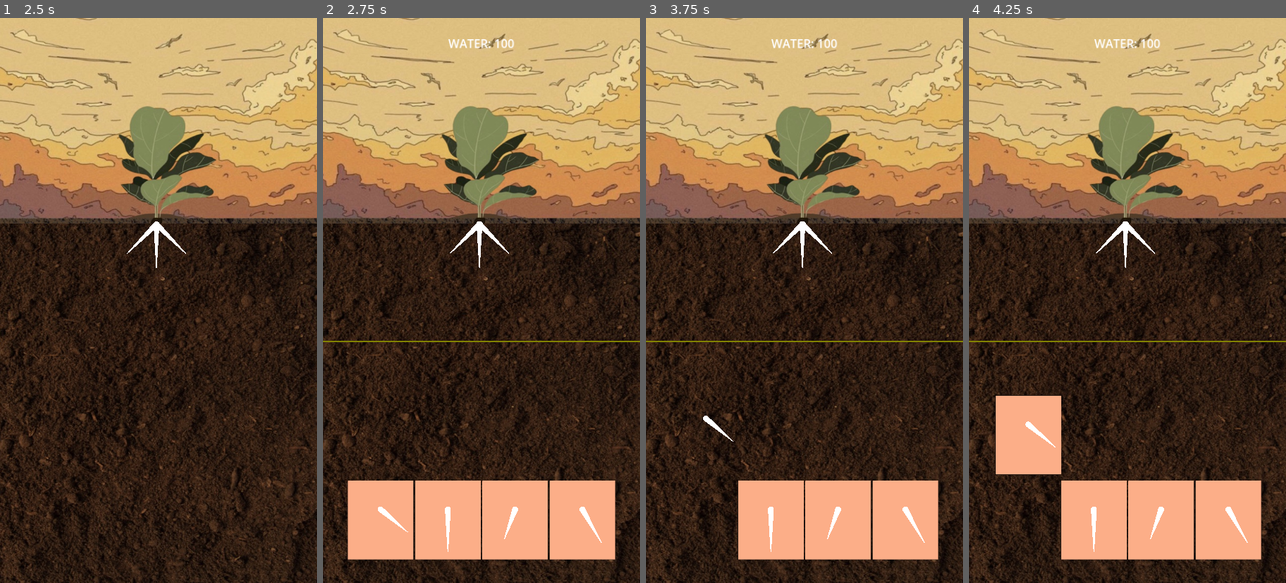
Above: before the commit, frames 1-4 (left to right).
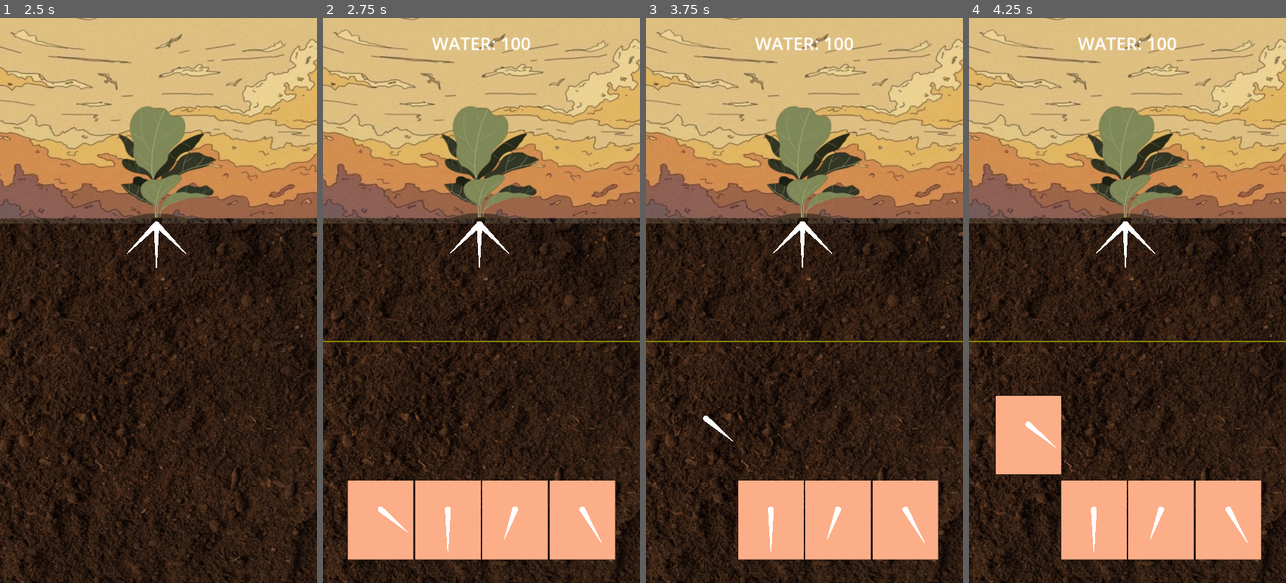
Above: after the commit, the same moments.

Repository: Disablak/ggj23
Game: Godot game, scene res://Main.tscn
The game is run twice, just before and just after one commit, with the same random seed, the same clock (stepped at 60 frames per second) and the same inputs.
Inputs (mouse positions are in pixels of both pictures, inside the frame that each line leads up to):
- Up to frame 1 (2.5 s): click "START" at 0.5 s; drag from (155, 402) to (190, 176) at 1.27 s; drag from (155, 272) to (142, 413) at 2.02 s
- Up to frame 2 (2.75 s): no input
- Up to frame 3 (3.75 s): move the mouse to (801, 232) at 2.77 s; click (801, 232) at 2.92 s; tap Enter at 3.5 s; drag from (703, 520) to (709, 215) at 3.52 s
- Up to frame 4 (4.25 s): no input

Frame 1 is identical in both runs. In frame 2, 0.4% of the frame differs, in the area x 34-66%, y 3-6%; in frame 3, 0.4%; in frame 4, 0.4%.

Commit message:
water hints

Diff:
--- a/scenes/GUI.tscn
+++ b/scenes/GUI.tscn
@@ -2,7 +2,9 @@
 
 [ext_resource type="Script" path="res://scripts/GUI.gd" id="1_ghebo"]
 [ext_resource type="Texture2D" uid="uid://cdaifnospbwmn" path="res://assets/white.png" id="2_26old"]
-[ext_resource type="Theme" uid="uid://d0ah1at3t54jg" path="res://theme.tres" id="2_ycbid"]
+
+[sub_resource type="LabelSettings" id="LabelSettings_jrvaq"]
+font_size = 60
 
 [node name="GUI" type="Control"]
 layout_mode = 3
@@ -29,8 +31,8 @@
 anchor_right = 1.0
 offset_bottom = 173.0
 grow_horizontal = 2
-theme = ExtResource("2_ycbid")
 text = "WATER: 100"
+label_settings = SubResource("LabelSettings_jrvaq")
 horizontal_alignment = 1
 vertical_alignment = 1
 
--- a/scripts/GUI.gd
+++ b/scripts/GUI.gd
@@ -8,6 +8,8 @@
 
 # Called when the node enters the scene tree for the first time.
 func _ready() -> void:
+	Global.gui = self
+
 	Global.on_updated_water.connect(_on_updated_water)
 
 	await get_tree().process_frame
@@ -15,9 +17,6 @@
 		var pos = child.global_position + child.size / 2
 		Global.card_points.append(pos)
 		child.visible = false
-
-	Global.on_ui_inited.emit()
-
 
 
 func _on_updated_water(value: int):
@@ -30,3 +29,19 @@
 
 func on_moved_down():
 	label_water.visible = true
+
+func show_hint_water(cur_water: int, plus_water):
+	label_water.label_settings.font_color = Color.WHITE
+
+	if plus_water == null:
+		_on_updated_water(cur_water)
+		return
+
+	if plus_water:
+		label_water.text = "WATER: {0} + {1}".format([cur_water, Global.PART_WATER])
+	else:
+		if cur_water - Global.PART_WATER == 0:
+			label_water.label_settings.font_color = Color.RED
+			label_water.text = "WATER: {0} - {1}".format([cur_water, Global.PART_WATER])
+		else:
+			label_water.text = "WATER: {0} - {1}".format([cur_water, Global.PART_WATER])
--- a/scripts/Globals.gd
+++ b/scripts/Globals.gd
@@ -15,9 +15,9 @@
 
 signal on_updated_water(new_value: int)
 signal on_game_over(is_win: bool)
-signal on_ui_inited()
 signal on_card_move_back(stick: Stick)
 
 var root_controller: RootController
 var visual_effects: VisualEffects
+var gui: GUI
 var card_points: Array[Vector2]
--- a/scripts/RootsController.gd
+++ b/scripts/RootsController.gd
@@ -94,6 +94,7 @@
 		var distance_to_points = stick_pos.distance_to(selected_stick.position)
 		draw_hints.clear_hint_point()
 		draw_hints.clear_stick()
+		show_hint_water(null)
 
 		if distance_to_points > DISTANCE_TO_DETECT_POINTS:
 			continue
@@ -108,6 +109,11 @@
 
 		draw_hints.draw_hint(stick_pos, Color.RED)
 		draw_hints.draw_future_stick(future_stick_start, future_stick_end, Color.RED)
+
+		if future_stick_end.y > get_stick_end_pos(lowest_stick).y:
+			show_hint_water(false)
+		else:
+			show_hint_water(true)
 
 		if stick.stick_children.size() >= MAX_STICK_CHILDREN:
 			return
@@ -288,3 +294,7 @@
 			return stick
 
 	return null
+
+
+func show_hint_water(plus_water):
+	Global.gui.show_hint_water(cur_water, plus_water)
--- a/theme.tres
+++ /dev/null
@@ -1,4 +0,0 @@
-[gd_resource type="Theme" format=3 uid="uid://d0ah1at3t54jg"]
-
-[resource]
-default_font_size = 40
